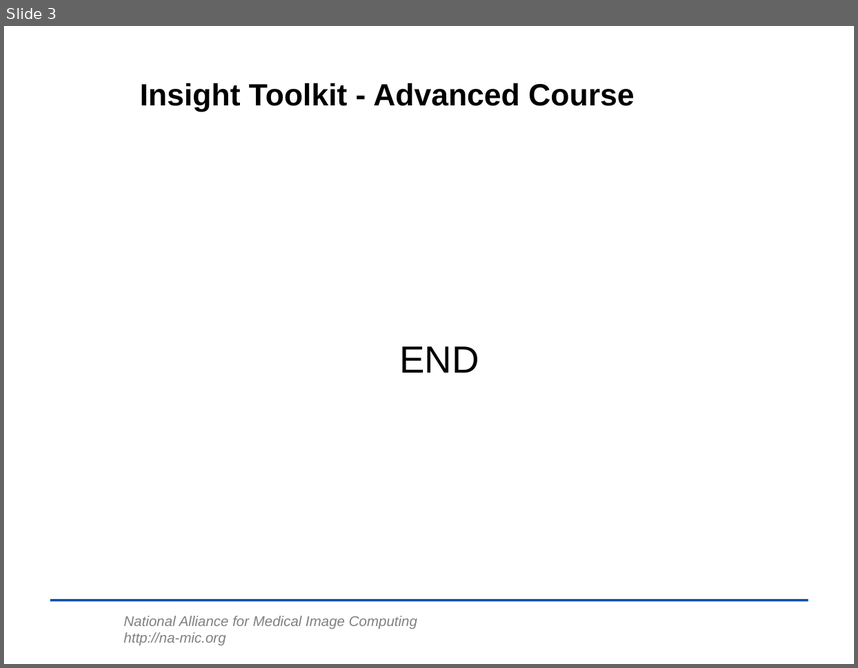
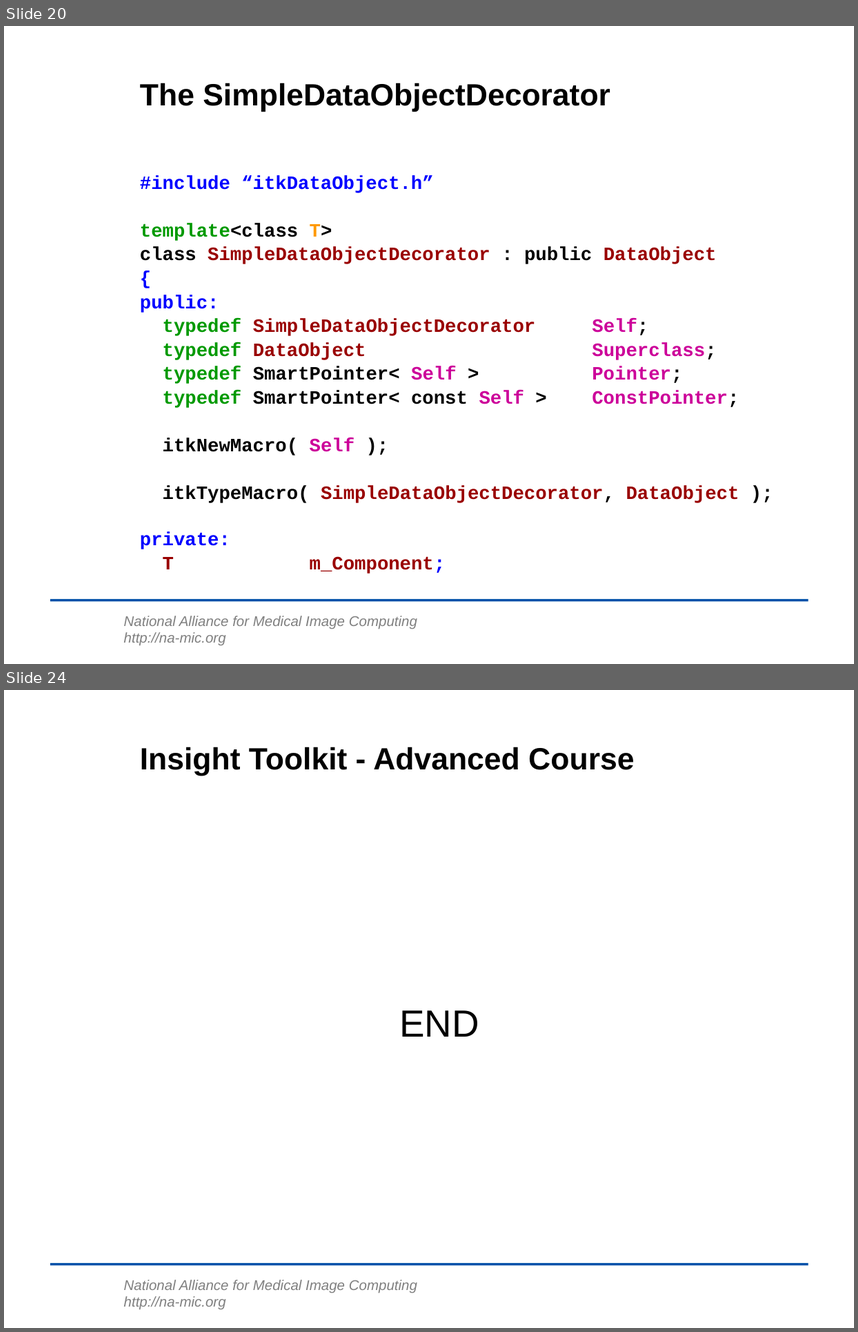
Before and after one commit to lheckemann/namic-sandbox, a slide deck: ITKAdvancedCourse/doc/presentations/DesignPatterns.ppt. Shown one above the other, each under a label of ours: slide 3 before the commit, slides 20 and 24 after it; the slides between them are not shown. The pictures are 858x668 and 858x1332 pixels, drawn with LibreOffice and Linux fonts; fonts in the diff are those of the drawing; background and template pictures are left out. Boxes give left, top, right and bottom in pixels: in the first picture for what was removed or moved away, otherwise in the second. Text is boxed around its words. In the diff, an @@ line names an element or a change of style, - is before the commit and + after.

Commit message:
ENH: Added description of the pipeline, pervasive pipelining and Decorator.

```diff
--- a/ITKAdvancedCourse/doc/presentations/DesignPatterns.ppt
+++ b/ITKAdvancedCourse/doc/presentations/DesignPatterns.ppt
@@ slide 20 added at <box>4,26,854,664</box>, background #FFFFFF; not listed: 2 template elements that a slide beside it also shows @@
@@ title added at <box>140,83,611,112</box>, 26 pt, text #000000, bold @@
+The SimpleDataObjectDecorator
@@ text added at <box>140,176,740,573</box>, 16 pt, text #990000, bold @@
+#include “itkDataObject.h”
+template<class T>
+class SimpleDataObjectDecorator : public DataObject
+{
+public:
+typedef SimpleDataObjectDecorator Self;
+typedef DataObject Superclass;
+typedef SmartPointer< Self > Pointer;
+typedef SmartPointer< const Self > ConstPointer;
+itkNewMacro( Self );
+itkTypeMacro( SimpleDataObjectDecorator, DataObject );
+private:
+T m_Component;
@@ what was slide 3 is now slide 24 @@
```
Also in this commit, not shown: 1 slide changed, 20 other slides added.
